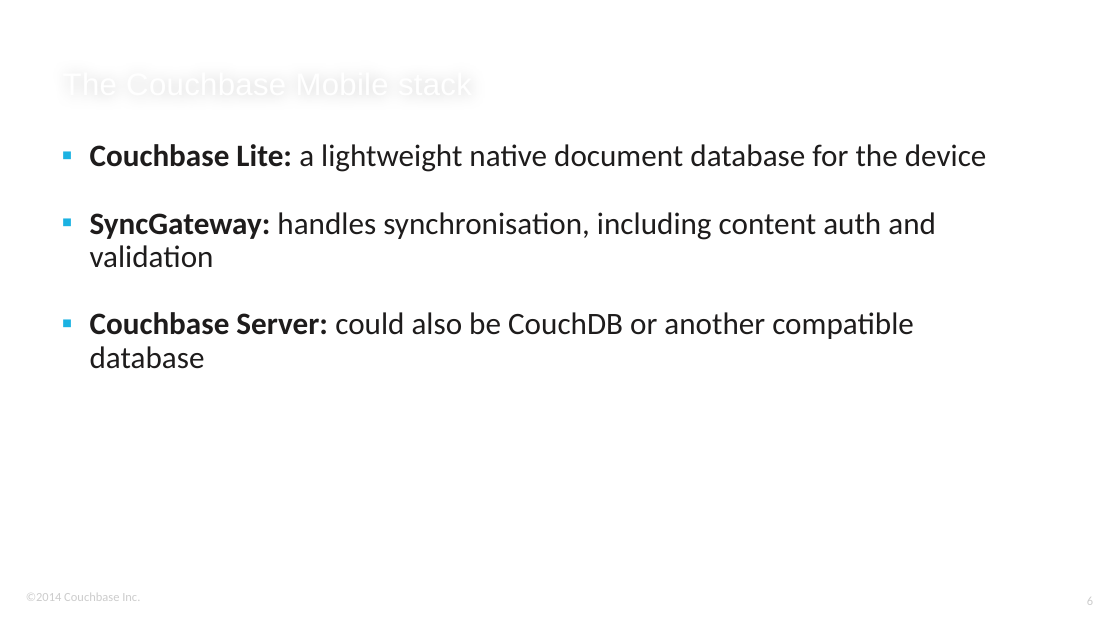
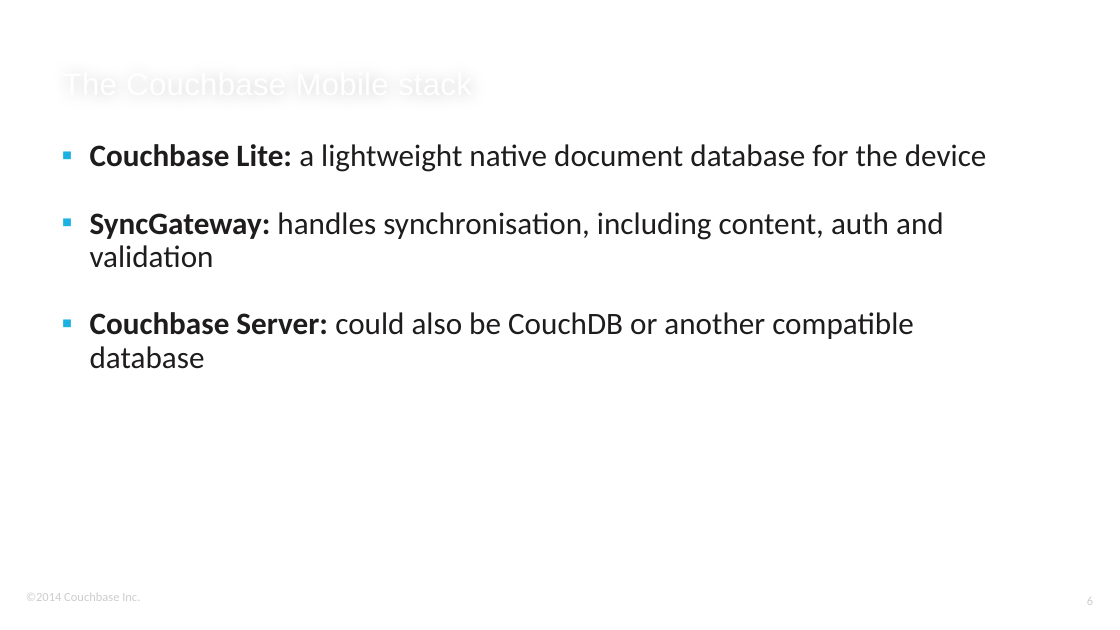
Before and after one commit to ldoguin/couchbase-mobile-android-workshop, a slide deck: slide 6 of AndroidWorkshopMasterDetailFlow.pptx. Drawn at 1120x630 pixels with LibreOffice and Linux fonts; fonts in the diff are those of the drawing; background and template pictures are left out. Boxes give left, top, right and bottom in pixels: in the first picture for what was removed or moved away, otherwise in the second. Text is boxed around its words. In the diff, an @@ line names an element or a change of style, - is before the commit and + after.

```diff
--- a/AndroidWorkshopMasterDetailFlow.pptx
+++ b/AndroidWorkshopMasterDetailFlow.pptx
@@ text at (x1=90, y1=212, x2=944, y2=268): text changed @@
-▪ SyncGateway: handles synchronisation, including content auth and validation
+▪ SyncGateway: handles synchronisation, including content, auth and validation
```
Also in this commit, not shown: 5 other slides changed.
